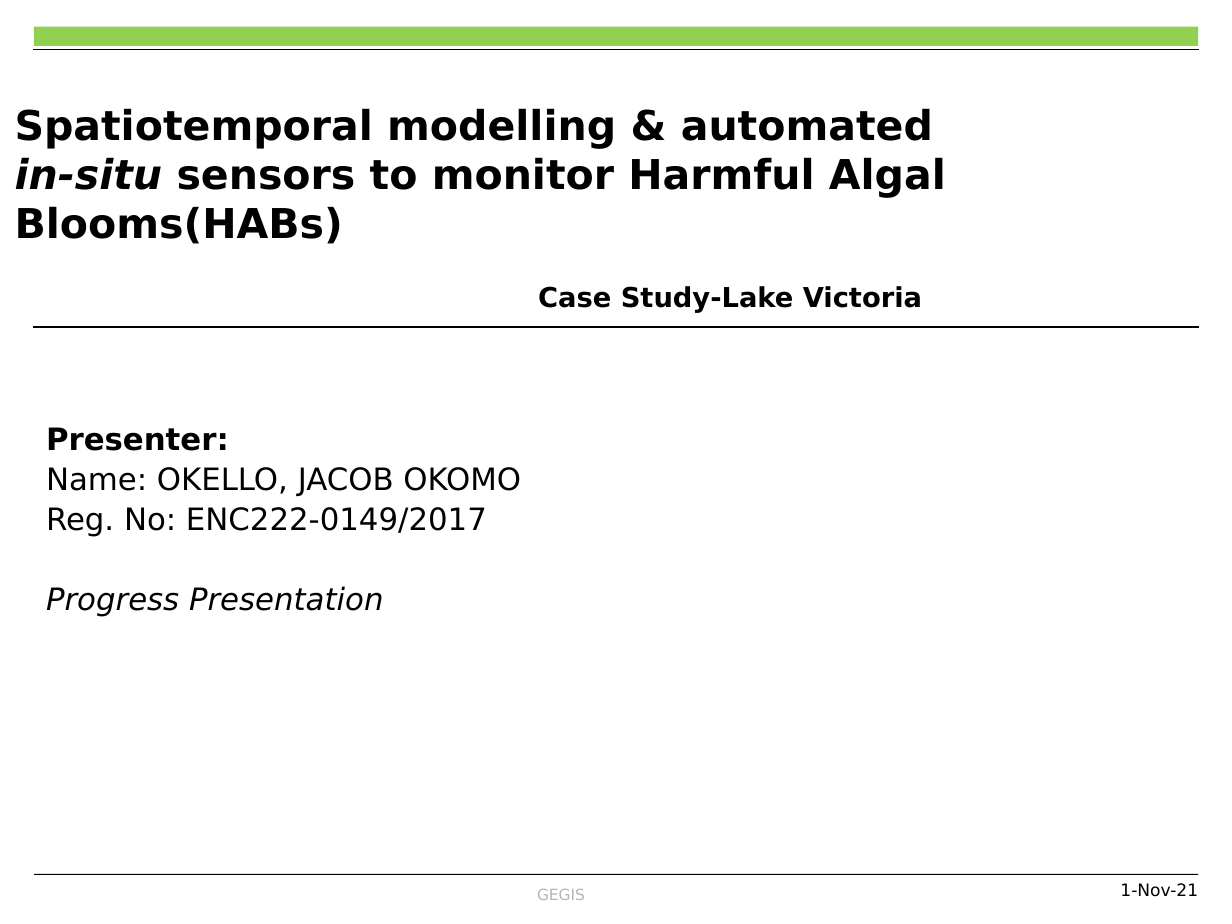
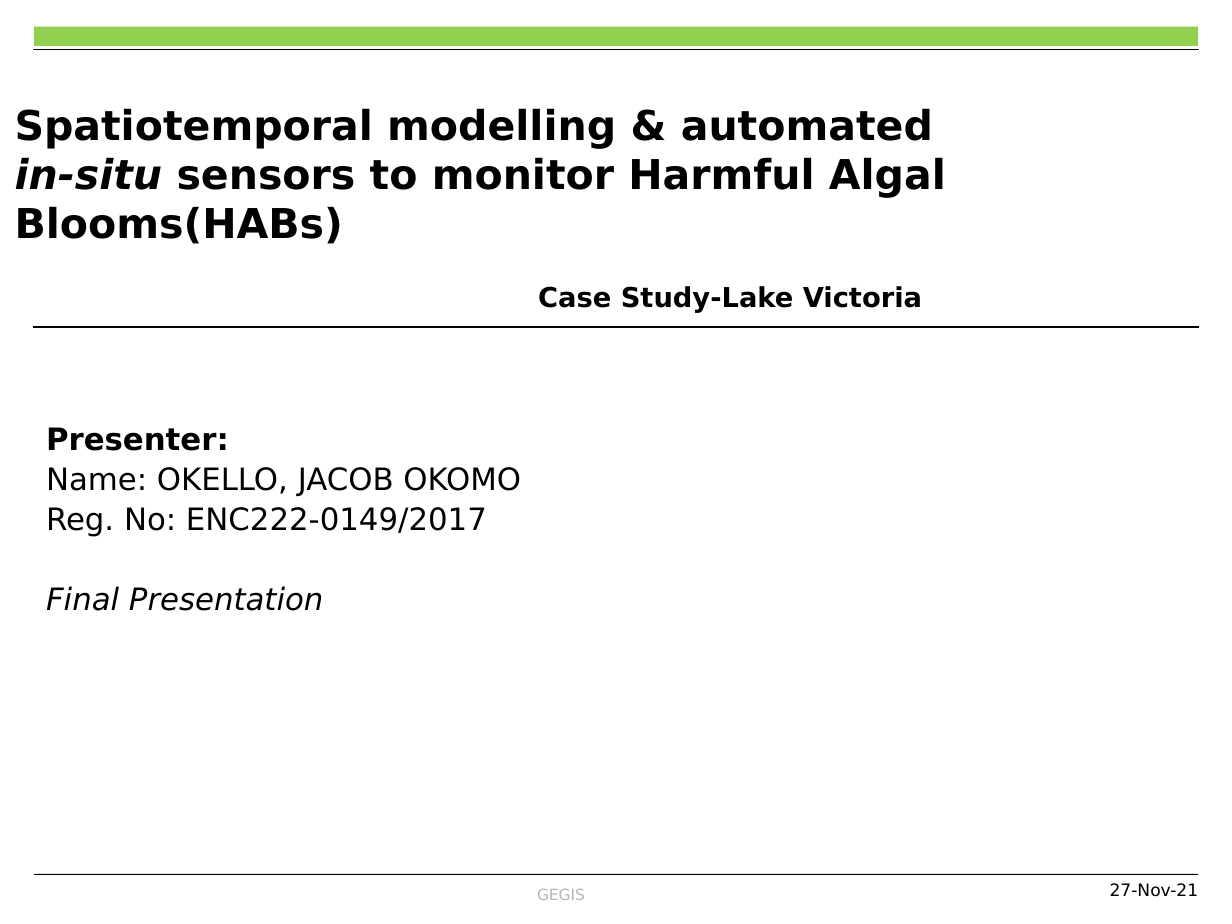
Before and after one commit to OkomoJacob/FinalYearProject, a slide deck: slide 1 of Dr. E Nduati, Superviser/Submissions/ENC222-0149_2017_OKOMO_JACOB_1234_Progress_2.pptx. Drawn at 1232x924 pixels with LibreOffice and Linux fonts; fonts in the diff are those of the drawing; background and template pictures are left out. Boxes give left, top, right and bottom in pixels: in the first picture for what was removed or moved away, otherwise in the second. Text is boxed around its words. In the diff, an @@ line names an element or a change of style, - is before the commit and + after.

```diff
--- a/Dr. E Nduati, Superviser/Submissions/ENC222-0149_2017_OKOMO_JACOB_1234_Progress_2.pptx
+++ b/Dr. E Nduati, Superviser/Submissions/ENC222-0149_2017_OKOMO_JACOB_1234_Progress_2.pptx
@@ text at [46, 586, 324, 611]: text changed @@
-Progress Presentation
+Final Presentation
@@ text at [1110, 883, 1199, 897]: text changed @@
-1-Nov-21
+27-Nov-21
```
Also in this commit, not shown: 11 other slides changed, 2 slides added, 5 other files.
